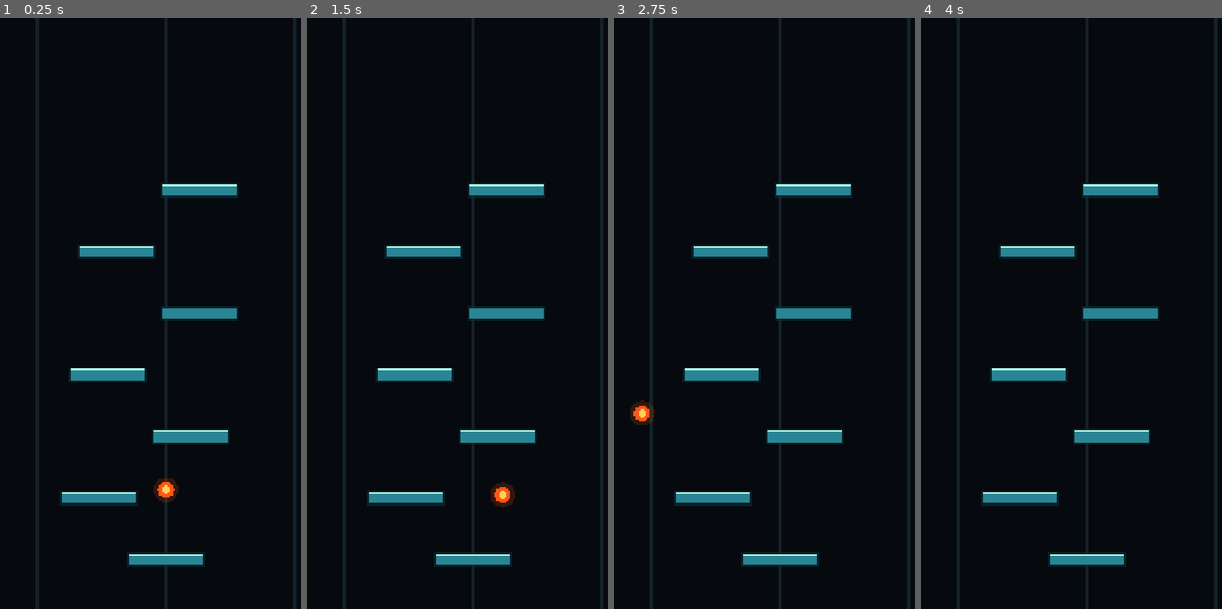
Above: before the commit, frames 1-4 (left to right).
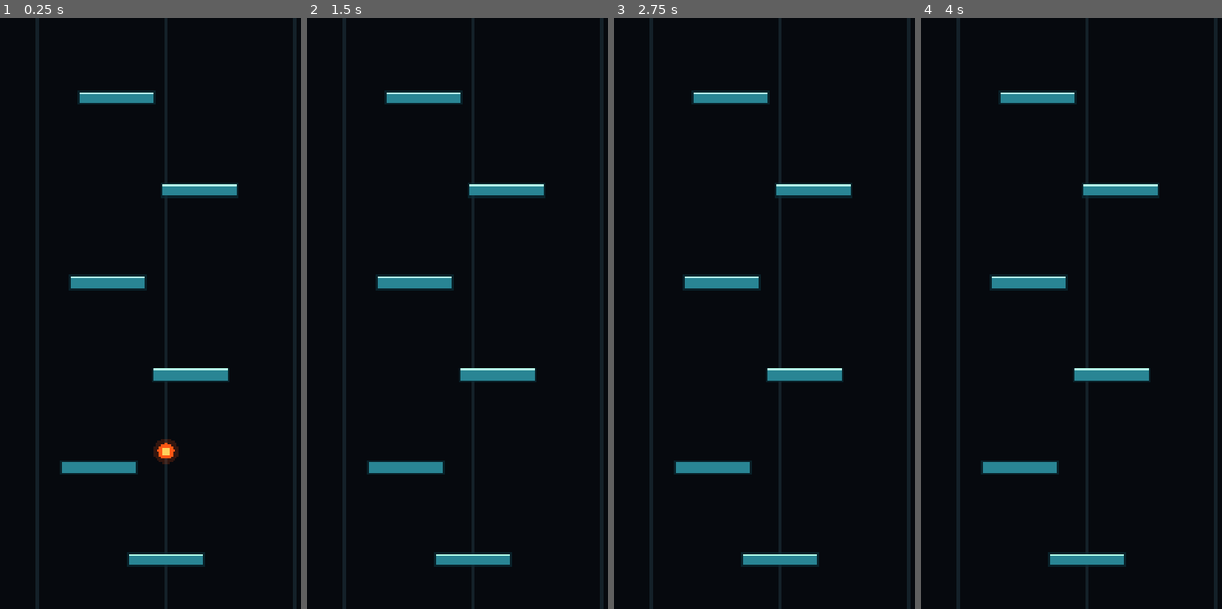
Above: after the commit, the same moments.

Repository: ScriptByFei/kernwerk-godot
Game: Godot game, scene res://scenes/game/game.tscn
Same seed, same stepped clock (60 frames per second), same inputs: the game is played once before the commit and once after it.
Inputs (mouse positions are in pixels of both pictures, inside the frame that each line leads up to):
- Up to frame 1 (0.25 s): no input
- Up to frame 2 (1.5 s): tap Enter at 0.5 s; move the mouse to (544, 283) at 0.52 s; hold D (move_right) 0.53-1.25 s; click (544, 283) at 0.67 s; drag from (406, 343) to (457, 431) at 1.27 s
- Up to frame 3 (2.75 s): move the mouse to (812, 183) at 2.02 s; hold A (move_left) from 2.03 s (still down)
- Up to frame 4 (4 s): release A (move_left) at 2.75 s; drag from (1071, 431) to (987, 224) at 2.77 s; move the mouse to (1185, 402) at 3.52 s; hold D (move_right) from 3.53 s (still down)

The runs differ from the first frame. In frame 1, 6.3% of the frame differs, in the area x 19-80%, y 12-83%; in frame 2, 6.1%; in frame 3, 6.1%; in frame 4, 5.8%.

Commit message:
tune: increase jump height and air control

Diff:
--- a/scripts/jump/jump_config.gd
+++ b/scripts/jump/jump_config.gd
@@ -1,14 +1,14 @@
 class_name JumpConfig
 extends RefCounted
 
-const GRAVITY := 2600.0
-const BASE_BOUNCE_SPEED := 1120.0
-const OVERLOAD_BOUNCE_SPEED := 1280.0
-const MAX_BOUNCE_SPEED := 1300.0
-const MAX_HORIZONTAL_SPEED := 700.0
-const HORIZONTAL_ACCELERATION := 3600.0
-const HORIZONTAL_DRAG := 2800.0
-const HORIZONTAL_TARGET_DISTANCE := 180.0
+const GRAVITY := 2300.0
+const BASE_BOUNCE_SPEED := 1580.0
+const OVERLOAD_BOUNCE_SPEED := 1740.0
+const MAX_BOUNCE_SPEED := 1800.0
+const MAX_HORIZONTAL_SPEED := 1100.0
+const HORIZONTAL_ACCELERATION := 9000.0
+const HORIZONTAL_DRAG := 10000.0
+const HORIZONTAL_TARGET_DISTANCE := 90.0
 
 const JUMPER_SIZE := Vector2(58.0, 58.0)
 const PLATFORM_SIZE := Vector2(240.0, 34.0)
@@ -16,10 +16,10 @@
 const CAMERA_START := Vector2(540.0, 960.0)
 const PLATFORM_LAYOUT := [
 	Vector2(540.0, 1760.0),
-	Vector2(320.0, 1560.0),
-	Vector2(620.0, 1360.0),
-	Vector2(350.0, 1160.0),
-	Vector2(650.0, 960.0),
-	Vector2(380.0, 760.0),
+	Vector2(320.0, 1460.0),
+	Vector2(620.0, 1160.0),
+	Vector2(350.0, 860.0),
 	Vector2(650.0, 560.0),
+	Vector2(380.0, 260.0),
+	Vector2(650.0, -40.0),
 ]
--- a/tests/jump_physics_test.gd
+++ b/tests/jump_physics_test.gd
@@ -22,6 +22,10 @@
 
 	jumper.velocity.y = -240.0
 	_check(not jumper.bounce_from(platform, false), "rising platform contact never bounces")
+	_check(
+		JumpConfig.BASE_BOUNCE_SPEED * JumpConfig.BASE_BOUNCE_SPEED / (2.0 * JumpConfig.GRAVITY) >= 540.0,
+		"base bounce reaches at least 540px"
+	)
 
 	jumper.set_horizontal_intent(1.0)
 	jumper.velocity.x = 0.0
@@ -38,6 +42,28 @@
 	jumper.set_horizontal_target(720.0)
 	jumper.apply_horizontal_steering(10.0)
 	_check(jumper.velocity.x == JumpConfig.MAX_HORIZONTAL_SPEED, "right target produces capped rightward motion")
+	_check(JumpConfig.MAX_HORIZONTAL_SPEED == 1100.0, "horizontal target impulse uses the 1100px/s cap")
+
+	jumper.velocity.x = 0.0
+	jumper.set_horizontal_target(720.0)
+	jumper.apply_horizontal_steering(0.1)
+	_check(jumper.velocity.x >= 800.0, "short right target step reaches at least 800px/s")
+
+	jumper.velocity.x = 0.0
+	jumper.set_horizontal_target(360.0)
+	jumper.apply_horizontal_steering(0.1)
+	_check(jumper.velocity.x <= -800.0, "short left target step reaches at least 800px/s")
+
+	jumper.velocity.x = 1000.0
+	jumper.clear_horizontal_target()
+	jumper.apply_horizontal_steering(0.1)
+	_check(jumper.velocity.x == 0.0, "releasing input stops 1000px/s within 0.1 seconds")
+
+	_check(JumpConfig.PLATFORM_LAYOUT.size() == 7, "platform route has exactly seven elements")
+	for platform_index in range(JumpConfig.PLATFORM_LAYOUT.size() - 1):
+		var current_platform: Vector2 = JumpConfig.PLATFORM_LAYOUT[platform_index]
+		var next_platform: Vector2 = JumpConfig.PLATFORM_LAYOUT[platform_index + 1]
+		_check(current_platform.y - next_platform.y == 300.0, "adjacent platforms are 300px apart vertically")
 
 	jumper.velocity.x = 300.0
 	jumper.set_horizontal_target(jumper.position.x)
Binary file changed: docs/assets/screenshots/jump_phase1.png
